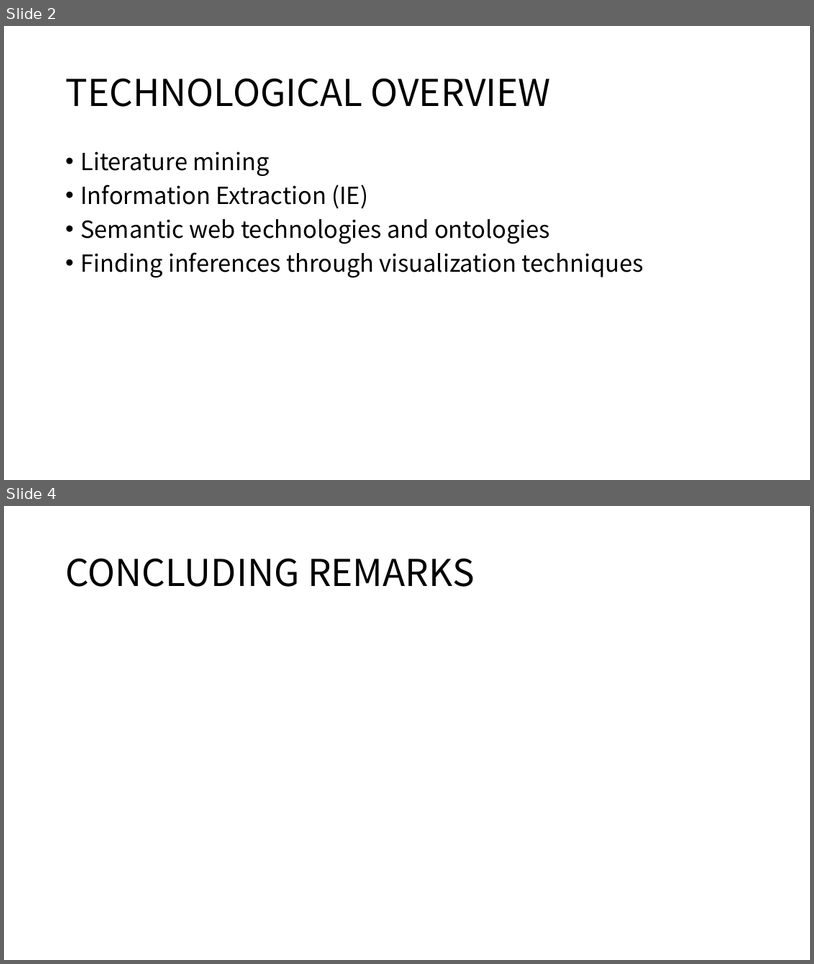
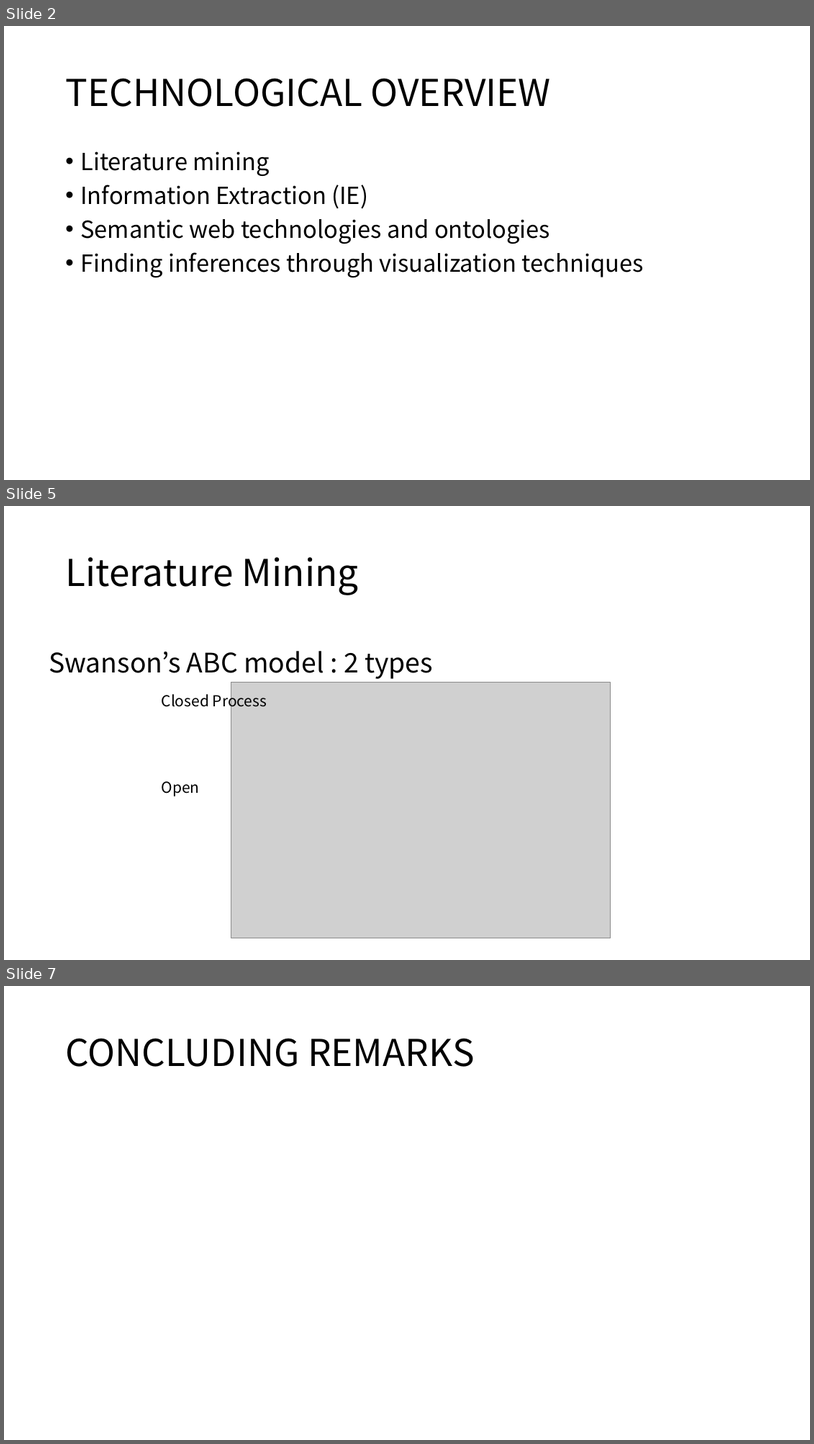
Before and after one commit to moklise/TIL, a slide deck: Review/[3] Literature mining, ontologies and information visualization for drug repurposing/Literature mining, ontologies and information visualization for.pptx. Shown one above the other, each under a label of ours: slides 2 and 4 before the commit, slides 2, 5 and 7 after it; the slides between them are not shown. The pictures are 814x964 and 814x1444 pixels, drawn with LibreOffice and Linux fonts; fonts in the diff are those of the drawing; grey boxes stand for pictures. Boxes give left, top, right and bottom in pixels: in the first picture for what was removed or moved away, otherwise in the second. Text is boxed around its words. In the diff, an @@ line names an element or a change of style, - is before the commit and + after.

Commit message:
[Publication Review] Literature Mining

```diff
--- a/Review/[3] Literature mining, ontologies and information visualization for drug repurposing/Literature mining, ontologies and information visualization for.pptx
+++ b/Review/[3] Literature mining, ontologies and information visualization for drug repurposing/Literature mining, ontologies and information visualization for.pptx
@@ slide 5 added at box(4, 506, 810, 960), background #FFFFFF @@
@@ title added at box(65, 557, 358, 595), 44 pt, text #000000 @@
+Literature Mining
@@ text added at box(49, 651, 433, 679), 32 pt, text #000000 @@
+Swanson’s ABC model : 2 types
@@ text added at box(162, 691, 267, 710), 18 pt, text #000000 @@
+Closed Process
@@ picture added at box(232, 682, 611, 937) @@
@@ text added at box(162, 781, 200, 796), 18 pt, text #000000 @@
+Open
@@ what was slide 4 is now slide 7 @@
```
Also in this commit, not shown: 4 other slides added, 1 slide removed, 1 other file.
